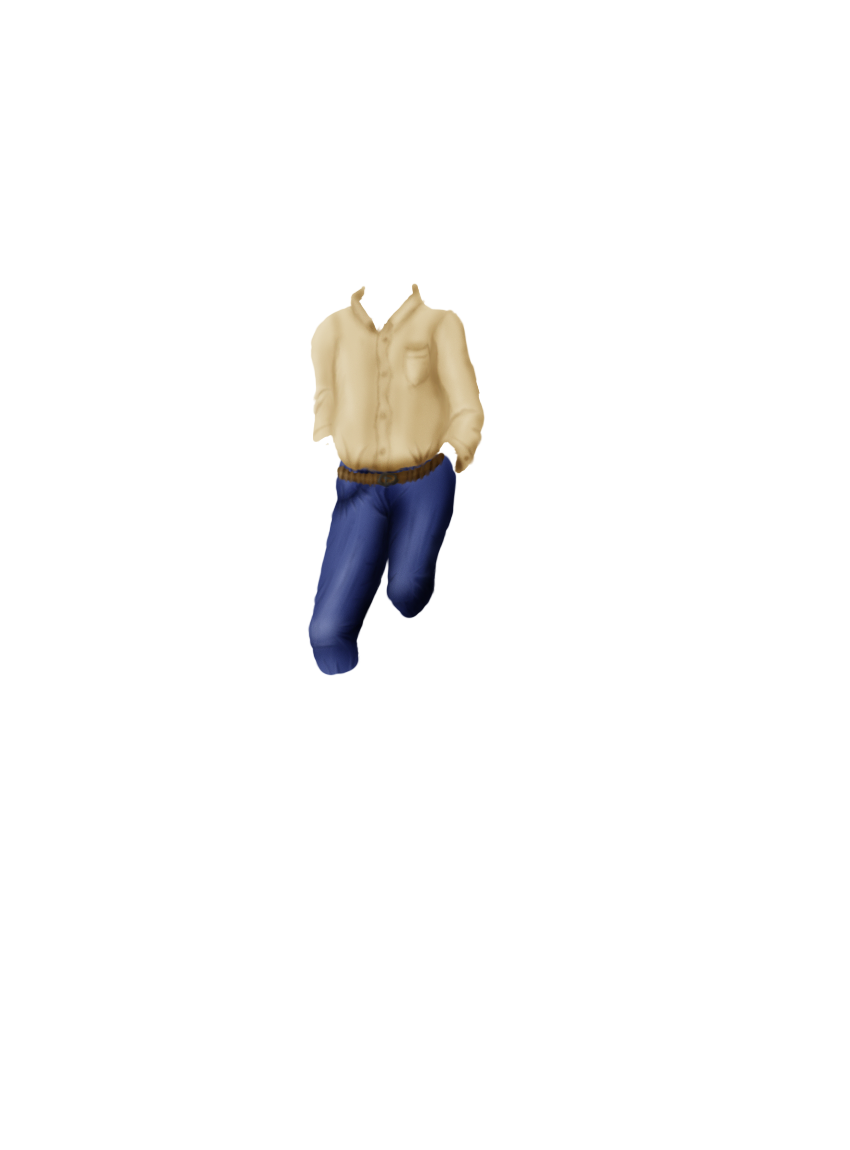
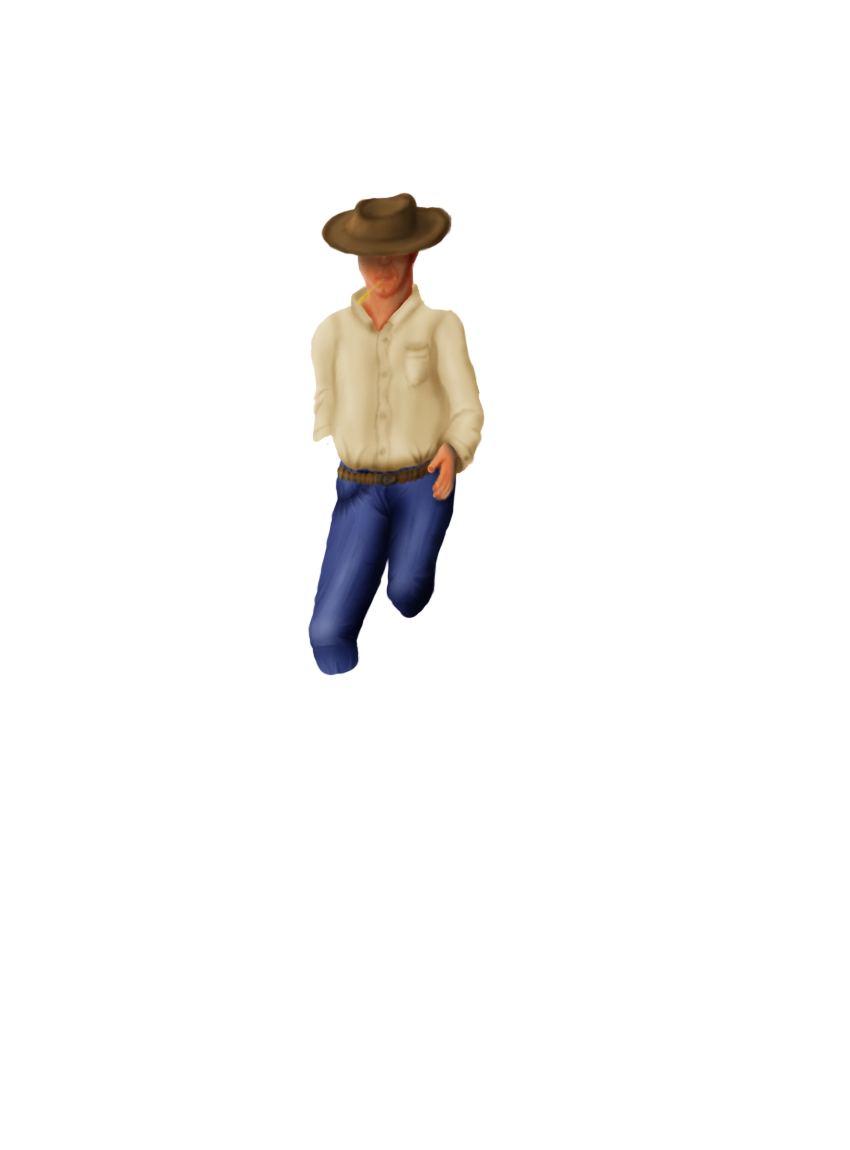
Two versions of the same layered image (850x1150). Layer-by-layer changes:
added layer "Layer 3" above "Chemise" over [354, 273, 392, 310]
painted on "Chemise" over [353, 282, 466, 479]
added layer "Chapeau" above "Layer 2" over [320, 192, 452, 257]
added layer "Layer 2" above "Main" over [351, 230, 422, 333]
added layer "Main" above "Layer 1" over [427, 437, 462, 503]
painted on "Jeans" over [427, 450, 457, 509]
